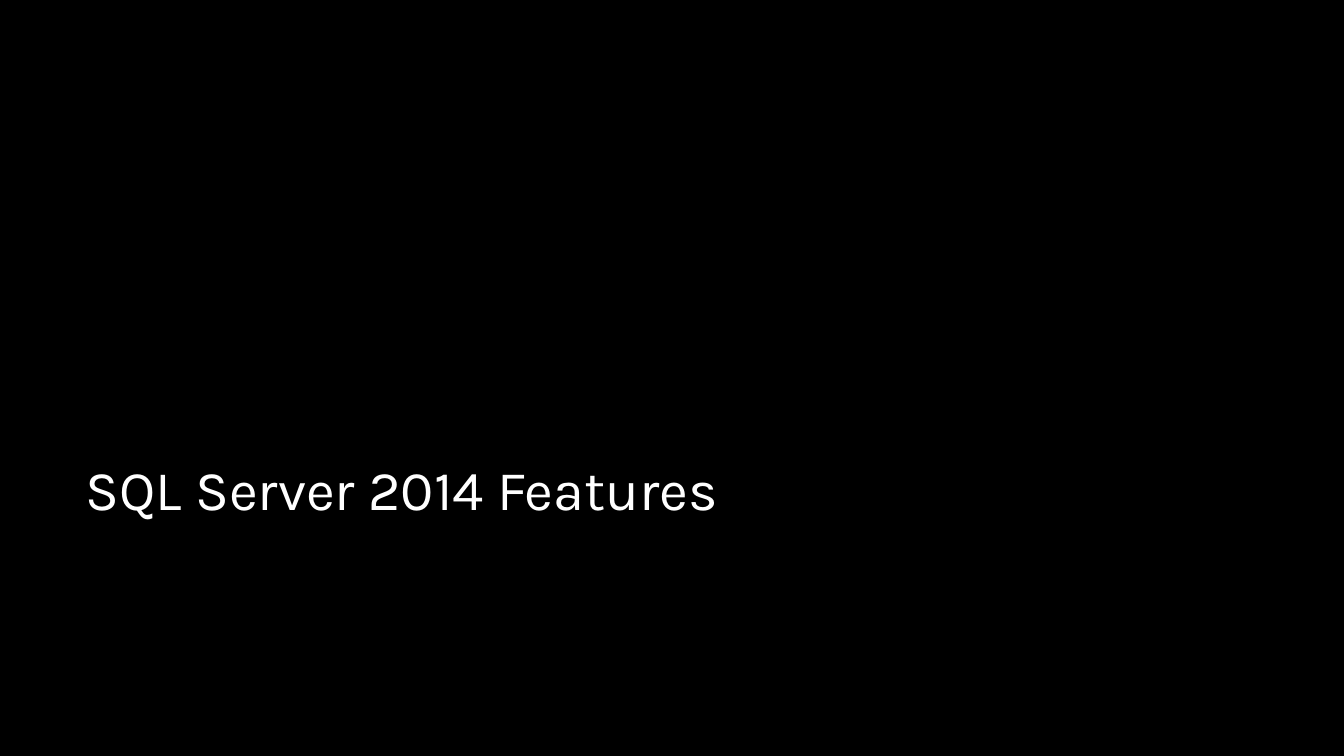
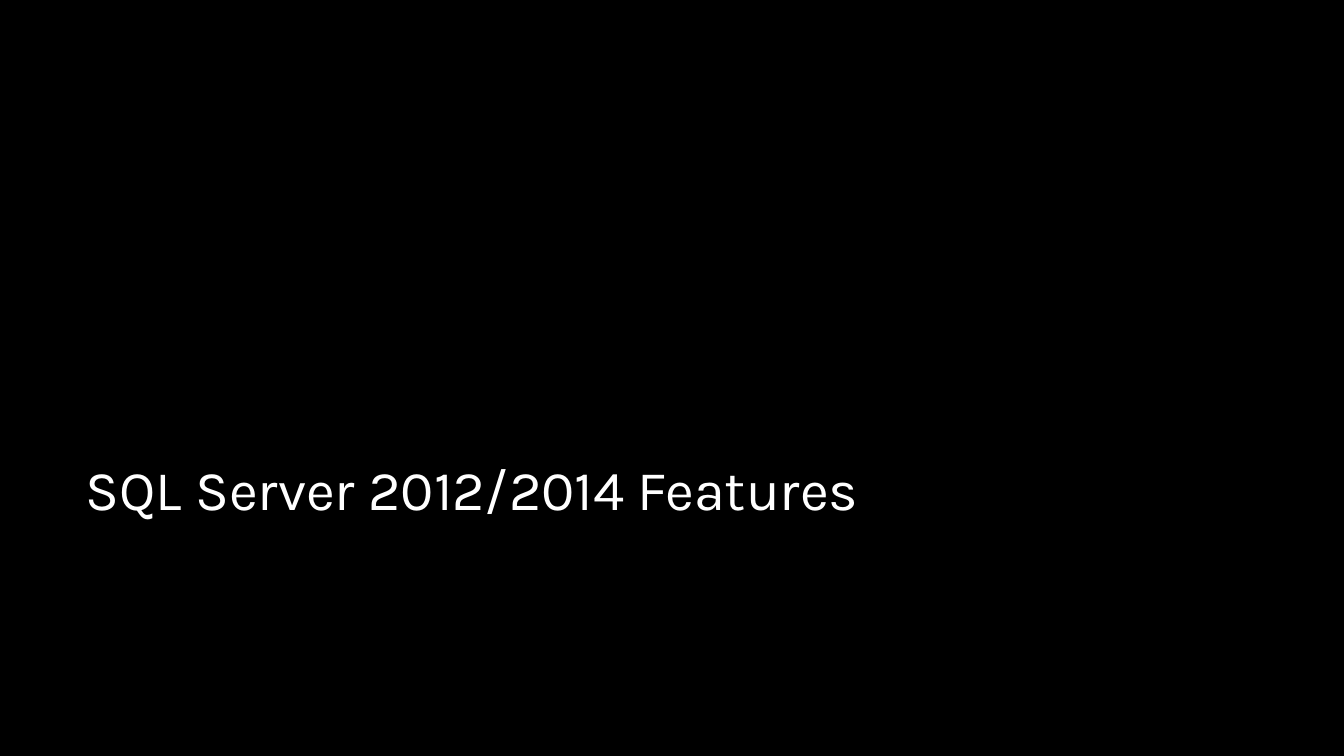
Before and after one commit to sabinio/SQLTraining, a slide deck: slide 34 of Slides/4. Performance.pptx (slide 30 before the commit). Drawn at 1344x756 pixels with LibreOffice and Linux fonts; fonts in the diff are those of the drawing; background and template pictures are left out. Boxes give left, top, right and bottom in pixels: in the first picture for what was removed or moved away, otherwise in the second. Text is boxed around its words. In the diff, an @@ line names an element or a change of style, - is before the commit and + after.

```diff
--- a/Slides/4. Performance.pptx
+++ b/Slides/4. Performance.pptx
@@ title at [86,469,858,520]: text changed @@
-SQL Server 2014 Features
+SQL Server 2012/2014 Features
```
Also in this commit, not shown: 8 other slides changed, 7 slides added.
